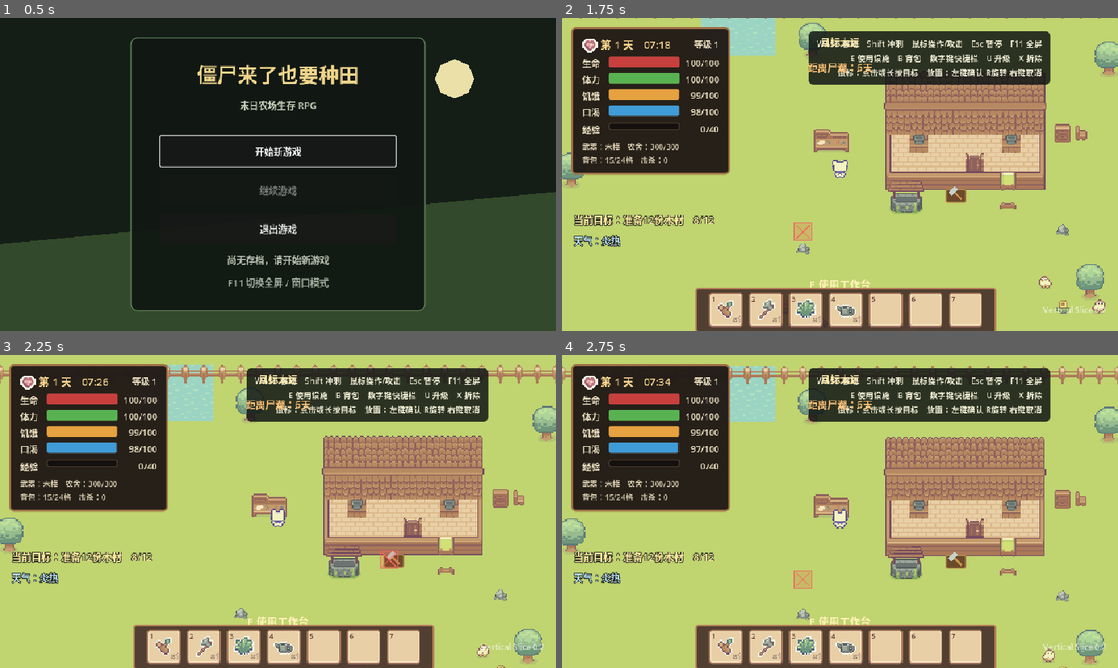
Above: before the commit, frames 1-4 (two rows, left to right).
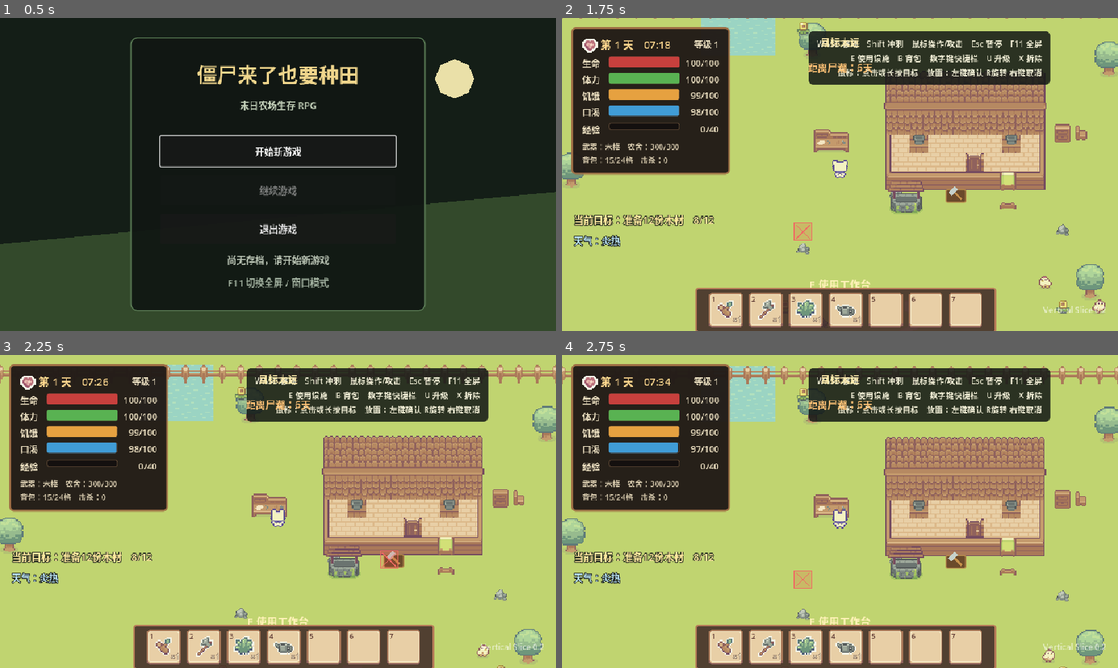
Above: after the commit, the same moments.

Repository: fanfanhappy/zombie-farm-survival
Game: Godot game, scene res://scenes/ui/main_menu.tscn
Two runs of this game, one before a commit and one after it. Both use one fixed random seed, a clock stepped at 60 frames per second and the inputs below.
Inputs (mouse positions are in pixels of both pictures, inside the frame that each line leads up to):
- Up to frame 1 (0.5 s): no input
- Up to frame 2 (1.75 s): click "开始新游戏" at 0.5 s; move the mouse to (812, 237) at 1.27 s; hold W (move_up) from 1.28 s (still down); hold X (dismantle_structure) from 1.28 s (still down); click (812, 237) at 1.42 s
- Up to frame 3 (2.25 s): release W (move_up) at 2 s; release X (dismantle_structure) at 2 s; drag from (444, 558) to (250, 574) at 2.02 s
- Up to frame 4 (2.75 s): no input

Frame 1 is identical in both runs. In frame 2, less than 0.1% of the frame differs, in the area x 42-62%, y 1-58%; in frame 3, less than 0.1%; in frame 4, less than 0.1%.

Commit message:
收拢主世界环境节点并清理旧场景

Diff:
--- a/scenes/game/game_world.tscn
+++ b/scenes/game/game_world.tscn
@@ -13,7 +13,6 @@
 [ext_resource type="Script" uid="uid://ba1k3rg43lg30" path="res://scripts/world/environment/world_tilemap.gd" id="14_world_tilemap"]
 [ext_resource type="TileSet" uid="uid://c85i64skxhmie" path="res://resources/tilesets/farm_tilled_terrain.tres" id="15_farm_tileset"]
 [ext_resource type="PackedScene" path="res://scenes/ui/game_hud.tscn" id="17_game_hud"]
-[ext_resource type="PackedScene" uid="uid://bhgw10rlhx6sq" path="res://scenes/world/environment/world_resource_layer.tscn" id="18_resource_layer"]
 [ext_resource type="Script" uid="uid://jbrxlwkv1q2k" path="res://scripts/core/camera_rig.gd" id="19_camera_rig"]
 [ext_resource type="PackedScene" uid="uid://dmm386f3fb0nf" path="res://scenes/actors/player/player.tscn" id="20_player"]
 [ext_resource type="PackedScene" path="res://scenes/ui/game_menus.tscn" id="21_game_menus"]
@@ -21,12 +20,19 @@
 [ext_resource type="TileSet" uid="uid://btlwpcbijj0w0" path="res://resources/tilesets/terrain_water_tileset.tres" id="23_water_tileset"]
 [ext_resource type="TileSet" uid="uid://bd2ebmvf3a7p5" path="res://resources/tilesets/terrain_path_tileset.tres" id="24_path_tileset"]
 [ext_resource type="TileSet" uid="uid://d0yashubokrhx" path="res://resources/tilesets/buildings/perimeter_fence_tileset.tres" id="25_fence_tileset"]
-[ext_resource type="PackedScene" path="res://scenes/world/environment/world_grid_cursor.tscn" id="26_grid_cursor"]
 [ext_resource type="PackedScene" path="res://scenes/world/farming/initial_farm_plots.tscn" id="28_farm_plots"]
 [ext_resource type="PackedScene" path="res://scenes/world/animals/initial_animals.tscn" id="29_animals"]
 [ext_resource type="PackedScene" path="res://scenes/world/facilities/initial_facilities.tscn" id="30_facilities"]
 [ext_resource type="PackedScene" path="res://scenes/world/buildings/initial_buildings.tscn" id="31_buildings"]
-[ext_resource type="PackedScene" path="res://scenes/world/environment/world_boundaries.tscn" id="32_boundaries"]
+[ext_resource type="Script" path="res://scripts/world/environment/world_grid_cursor.gd" id="33_grid_cursor_script"]
+[ext_resource type="TileSet" uid="uid://cghyqb0r221rk" path="res://resources/tilesets/static_decoration_scenes.tres" id="34_static_resources"]
+[ext_resource type="TileSet" uid="uid://ceo1rwaab0a4l" path="res://resources/tilesets/harvestable_resource_scenes.tres" id="35_harvestable_resources"]
+
+[sub_resource type="RectangleShape2D" id="RectangleShape2D_world_horizontal"]
+size = Vector2(1280, 10)
+
+[sub_resource type="RectangleShape2D" id="RectangleShape2D_world_vertical"]
+size = Vector2(10, 800)
 
 [node name="Main" type="Node2D" unique_id=1325255420]
 script = ExtResource("1_main")
@@ -99,11 +105,32 @@
 tile_map_data = PackedByteArray("AAAEAAMAAAACAAEAAAAEABUAAAACAAEAAAAFAAMAAAACAAEAAAAFABUAAAACAAEAAAAGAAMAAAACAAEAAAAGAB …(1424 unchanged characters)…
 tile_set = ExtResource("25_fence_tileset")
 
-[node name="WorldGridCursor" parent="GameWorld/TerrainLayers/WorldTileMap" unique_id=313056595 instance=ExtResource("26_grid_cursor")]
+[node name="WorldGridCursor" type="Node2D" parent="GameWorld/TerrainLayers/WorldTileMap" unique_id=313056595]
+visible = false
+z_index = 8
+script = ExtResource("33_grid_cursor_script")
 
 [node name="LogicLayers" type="Node2D" parent="GameWorld" unique_id=926283075]
 
-[node name="WorldBoundaries" parent="GameWorld/LogicLayers" unique_id=1053664990 instance=ExtResource("32_boundaries")]
+[node name="WorldBoundaries" type="StaticBody2D" parent="GameWorld/LogicLayers" unique_id=1053664990]
+collision_layer = 1
+collision_mask = 0
+
+[node name="TopBoundary" type="CollisionShape2D" parent="GameWorld/LogicLayers/WorldBoundaries"]
+position = Vector2(640, 5)
+shape = SubResource("RectangleShape2D_world_horizontal")
+
+[node name="BottomBoundary" type="CollisionShape2D" parent="GameWorld/LogicLayers/WorldBoundaries"]
+position = Vector2(640, 795)
+shape = SubResource("RectangleShape2D_world_horizontal")
+
+[node name="LeftBoundary" type="CollisionShape2D" parent="GameWorld/LogicLayers/WorldBoundaries"]
+position = Vector2(5, 400)
+shape = SubResource("RectangleShape2D_world_vertical")
+
+[node name="RightBoundary" type="CollisionShape2D" parent="GameWorld/LogicLayers/WorldBoundaries"]
+position = Vector2(1275, 400)
+shape = SubResource("RectangleShape2D_world_vertical")
 
 [node name="DynamicYSortGroup" type="Node2D" parent="GameWorld" unique_id=206508843]
 y_sort_enabled = true
@@ -114,7 +141,14 @@
 
 [node name="ResourceNodes" type="Node2D" parent="GameWorld/DynamicYSortGroup" unique_id=542830464]
 
-[node name="WorldResourceLayer" parent="GameWorld/DynamicYSortGroup/ResourceNodes" unique_id=743393317 instance=ExtResource("18_resource_layer")]
+[node name="StaticDecorations" type="TileMapLayer" parent="GameWorld/DynamicYSortGroup/ResourceNodes" unique_id=847632176]
+position = Vector2(-16, -16)
+tile_set = ExtResource("34_static_resources")
+
+[node name="HarvestableResources" type="TileMapLayer" parent="GameWorld/DynamicYSortGroup/ResourceNodes" unique_id=260434640]
+position = Vector2(-16, -16)
+tile_map_data = PackedByteArray("AAAFAAwAAAAAAAAAAAAiAAYAAAAAAAAAAAAhABIAAAAAAAAAAAASAAUAAAAAAAAAAAASABAAAAAAAAAAAQAgAA8AAAAAAAAAAQATABQAAAAAAAAAAQARABMAAAAAAAAAAgAgABMAAAAAAAAAAgASAAQAAAAAAAAAAgAXAA0AAAAAAAAAAQA=")
+tile_set = ExtResource("35_harvestable_resources")
 
 [node name="Facilities" parent="GameWorld/DynamicYSortGroup" unique_id=1289008919 instance=ExtResource("30_facilities")]
 
--- a/scenes/world/environment/world_boundaries.tscn
+++ /dev/null
@@ -1,27 +0,0 @@
-[gd_scene load_steps=3 format=3]
-
-[sub_resource type="RectangleShape2D" id="horizontal_boundary"]
-size = Vector2(1280, 10)
-
-[sub_resource type="RectangleShape2D" id="vertical_boundary"]
-size = Vector2(10, 800)
-
-[node name="WorldBoundaries" type="StaticBody2D"]
-collision_layer = 1
-collision_mask = 0
-
-[node name="TopBoundary" type="CollisionShape2D" parent="."]
-position = Vector2(640, 5)
-shape = SubResource("horizontal_boundary")
-
-[node name="BottomBoundary" type="CollisionShape2D" parent="."]
-position = Vector2(640, 795)
-shape = SubResource("horizontal_boundary")
-
-[node name="LeftBoundary" type="CollisionShape2D" parent="."]
-position = Vector2(5, 400)
-shape = SubResource("vertical_boundary")
-
-[node name="RightBoundary" type="CollisionShape2D" parent="."]
-position = Vector2(1275, 400)
-shape = SubResource("vertical_boundary")
--- a/scenes/world/environment/world_grid_cursor.tscn
+++ /dev/null
@@ -1,8 +0,0 @@
-[gd_scene load_steps=2 format=3]
-
-[ext_resource type="Script" path="res://scripts/world/environment/world_grid_cursor.gd" id="1_cursor"]
-
-[node name="WorldGridCursor" type="Node2D"]
-visible = false
-z_index = 8
-script = ExtResource("1_cursor")
--- a/scenes/world/environment/world_resource_layer.tscn
+++ /dev/null
@@ -1,15 +0,0 @@
-[gd_scene load_steps=3 format=4]
-
-[ext_resource type="TileSet" path="res://resources/tilesets/harvestable_resource_scenes.tres" id="1_sejw0"]
-[ext_resource type="TileSet" path="res://resources/tilesets/static_decoration_scenes.tres" id="2_static"]
-
-[node name="WorldResourceLayers" type="Node2D" unique_id=778720538]
-
-[node name="StaticDecorations" type="TileMapLayer" parent="."]
-position = Vector2(-16, -16)
-tile_set = ExtResource("2_static")
-
-[node name="HarvestableResources" type="TileMapLayer" parent="."]
-position = Vector2(-16, -16)
-tile_map_data = PackedByteArray("AAAFAAwAAAAAAAAAAAAiAAYAAAAAAAAAAAAhABIAAAAAAAAAAAASAAUAAAAAAAAAAAASABAAAAAAAAAAAQAgAA8AAAAAAAAAAQATABQAAAAAAAAAAQARABMAAAAAAAAAAgAgABMAAAAAAAAAAgA=")
-tile_set = ExtResource("1_sejw0")
--- a/tests/architecture_phase2_test.gd
+++ b/tests/architecture_phase2_test.gd
@@ -9,6 +9,13 @@
 
 
 func _init() -> void:
+	for obsolete_scene_path in [
+		"res://scenes/world/environment/pond_collision.tscn",
+		"res://scenes/world/environment/world_boundaries.tscn",
+		"res://scenes/world/environment/world_grid_cursor.tscn",
+		"res://scenes/world/environment/world_resource_layer.tscn",
+	]:
+		assert(not FileAccess.file_exists(obsolete_scene_path))
 	_validate_sprite_frames("res://resources/animations/player_sprite_frames.tres", [
 		&"idle_down", &"idle_left", &"idle_right", &"idle_up",
 		&"walk_down", &"walk_left", &"walk_right", &"walk_up",
@@ -82,7 +89,7 @@
 	assert(game.get_node("UI/Menus/PauseOverlay") is ColorRect)
 	assert(get_nodes_in_group("farm_plots").size() == 72)
 	assert(get_nodes_in_group("chickens").size() == 3)
-	var resource_layers := game.get_node("GameWorld/DynamicYSortGroup/ResourceNodes/WorldResourceLayer")
+	var resource_layers := game.get_node("GameWorld/DynamicYSortGroup/ResourceNodes")
 	assert(resource_layers.get_node("StaticDecorations") is TileMapLayer)
 	var harvestable_layer := resource_layers.get_node("HarvestableResources") as TileMapLayer
 	assert(harvestable_layer != null)
Not shown, changed: docs/default_project_architecture.md
Not shown, changed: docs/project_structure.md
Not shown, removed: scenes/world/environment/README.md
